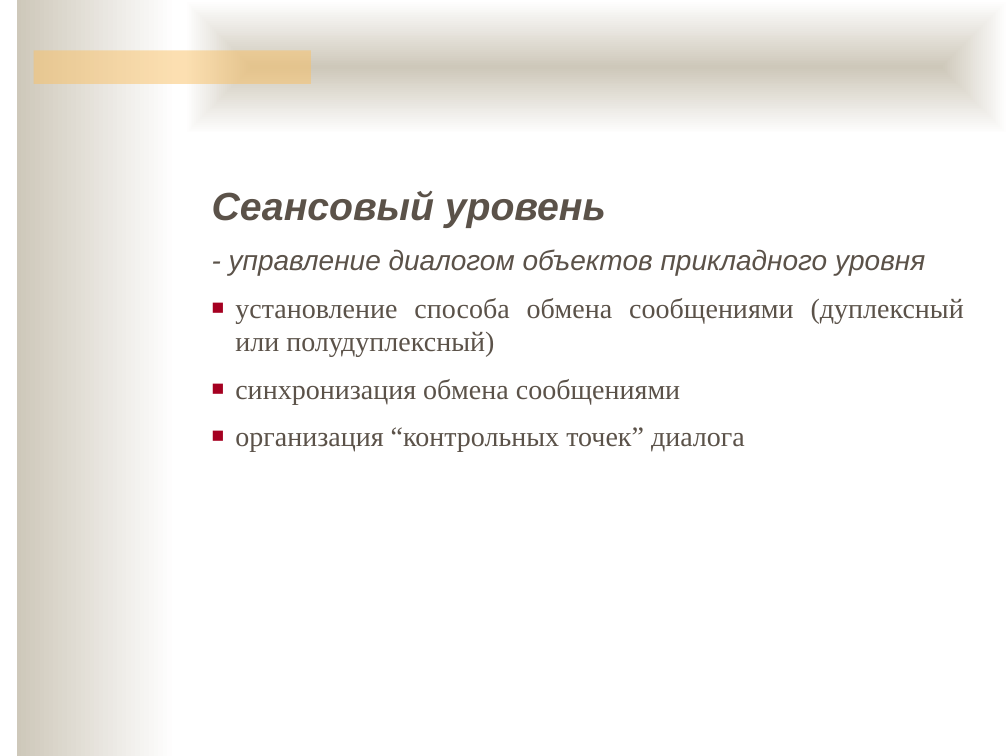
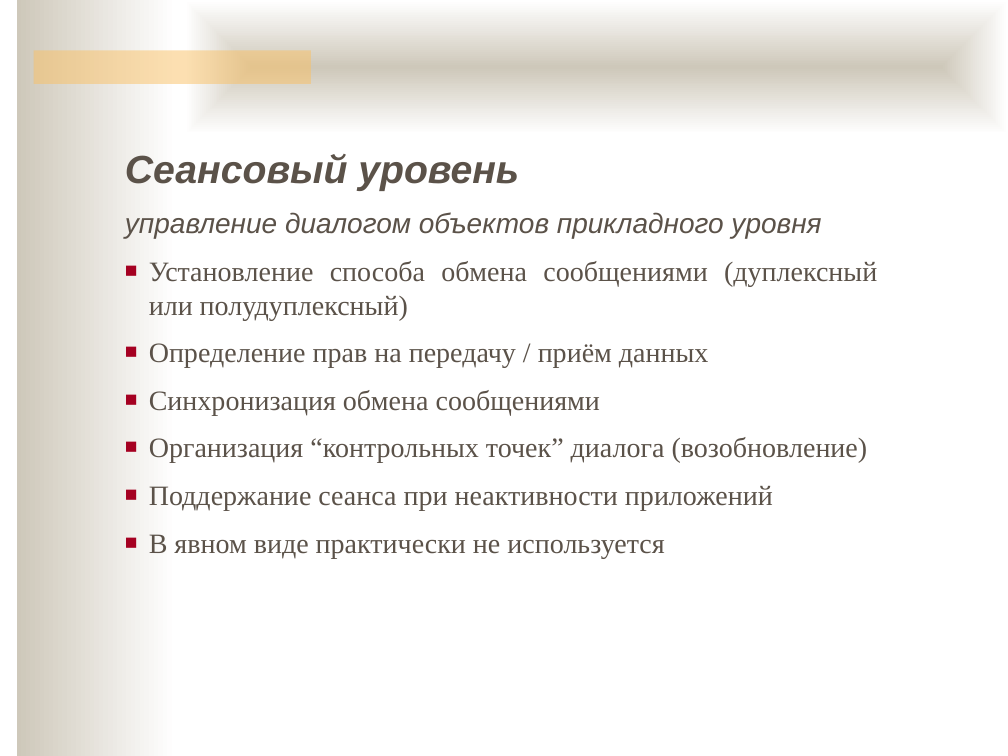
Before and after one commit to ukoloff/nets, a slide deck: slide 20 of 04.pptx. Drawn at 1008x756 pixels with LibreOffice and Linux fonts; fonts in the diff are those of the drawing; background and template pictures are left out. Boxes give left, top, right and bottom in pixels: in the first picture for what was removed or moved away, otherwise in the second. Text is boxed around its words. In the diff, an @@ line names an element or a change of style, - is before the commit and + after.

```diff
--- a/04.pptx
+++ b/04.pptx
@@ text "Сеансовый уровень": place and size @@
-text "Сеансовый уровень" at bbox=[212, 191, 964, 452]
+text "Сеансовый уровень" at bbox=[125, 154, 877, 558]
@@ text at bbox=[125, 212, 877, 558]: text changed @@
-- управление диалогом объектов прикладного уровня
-■ установление способа обмена сообщениями (дуплексный или полудуплексный)
-■ синхронизация обмена сообщениями
-■ организация “контрольных точек” диалога
+управление диалогом объектов прикладного уровня
+■ Установление способа обмена сообщениями (дуплексный или полудуплексный)
+■ Определение прав на передачу / приём данных
+■ Синхронизация обмена сообщениями
+■ Организация “контрольных точек” диалога (возобновление)
+■ Поддержание сеанса при неактивности приложений
+■ В явном виде практически не используется
```
Also in this commit, not shown: 13 other slides changed, 8 slides added, 20 slides removed.
